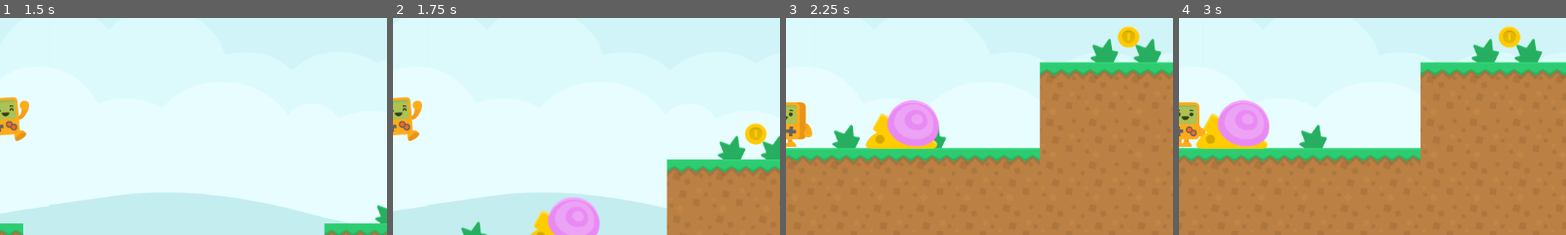
Above: before the commit, frames 1-4 (left to right).
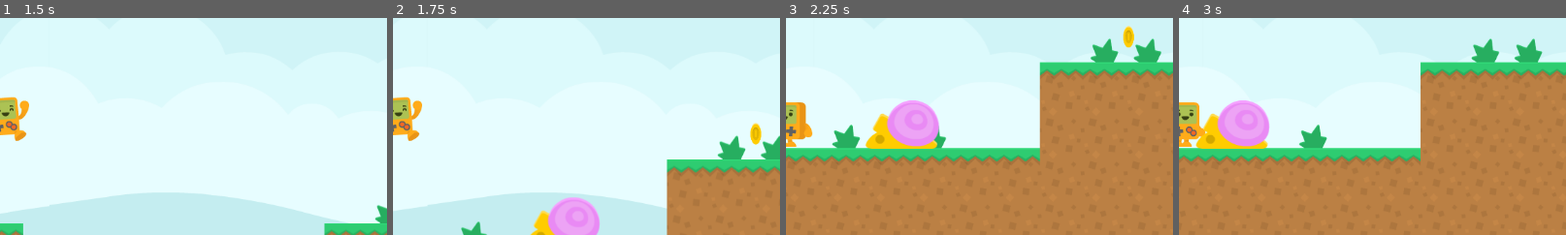
Above: after the commit, the same moments.

Repository: most025/bitbot-adventure
Game: Godot game, scene res://Scene/main/level.tscn
Two runs of this game, one before a commit and one after it. Both use one fixed random seed, a clock stepped at 60 frames per second and the inputs below.
Inputs:
- Up to frame 1 (1.5 s): tap Enter (ui_accept) at 0.5, 0.77 s; hold Right (ui_right) from 0.53 s (still down)
- Up to frame 2 (1.75 s): keep holding Right (ui_right); tap Enter (ui_accept) at 1.52 s
- Up to frame 3 (2.25 s): release Right (ui_right) at 2.03 s; hold Left (ui_left) from 2.03 s (still down)
- Up to frame 4 (3 s): release Left (ui_left) at 2.78 s; hold Right (ui_right) from 2.78 s (still down)
The pictures show only the part of the screen within x 50-100%, y 33-83%; the shares and areas given below are measured in that part.

Frame 1 is identical in both runs. In frame 2, 0.3% of the frame differs, in the area x 90-97%, y 48-59%; in frame 3, 0.3%; in frame 4, 0.5%, in the area x 82-89%, y 3-14%.

Commit message:
Corrección en la escena de las monedas
Se ha hecho algunas correcciones en la escena moneda y además se le ha agregado una animación  de giro a la misma.

Diff:
--- /dev/null
+++ b/Scene/level_objects/coin.gd
@@ -0,0 +1,10 @@
+extends Area2D
+# variable de velocidad de giro de la moneda.
+var flip_speed= 1 * TAU
+#variable del transcurso del tiempo
+var flip_amount= 0
+
+
+func _process(delta: float) -> void:
+	flip_amount += flip_speed * delta
+	$Sprite2D.scale.x= 0.5 * sin(flip_amount)
--- a/Scene/level_objects/coin.tscn
+++ b/Scene/level_objects/coin.tscn
@@ -1,6 +1,7 @@
-[gd_scene load_steps=3 format=3 uid="uid://dux6f0j4efb6k"]
+[gd_scene load_steps=4 format=3 uid="uid://dux6f0j4efb6k"]
 
 [ext_resource type="Texture2D" uid="uid://bmurl7fahn7pm" path="res://assets/level_objects/coinGold.png" id="1_r7y7f"]
+[ext_resource type="Script" path="res://Scene/level_objects/coin.gd" id="1_w7gfh"]
 
 [sub_resource type="CircleShape2D" id="CircleShape2D_mu2pj"]
 radius = 32.28
@@ -9,6 +10,7 @@
 scale = Vector2(0.5, 0.5)
 collision_layer = 2
 collision_mask = 0
+script = ExtResource("1_w7gfh")
 
 [node name="Sprite2D" type="Sprite2D" parent="."]
 texture = ExtResource("1_r7y7f")
